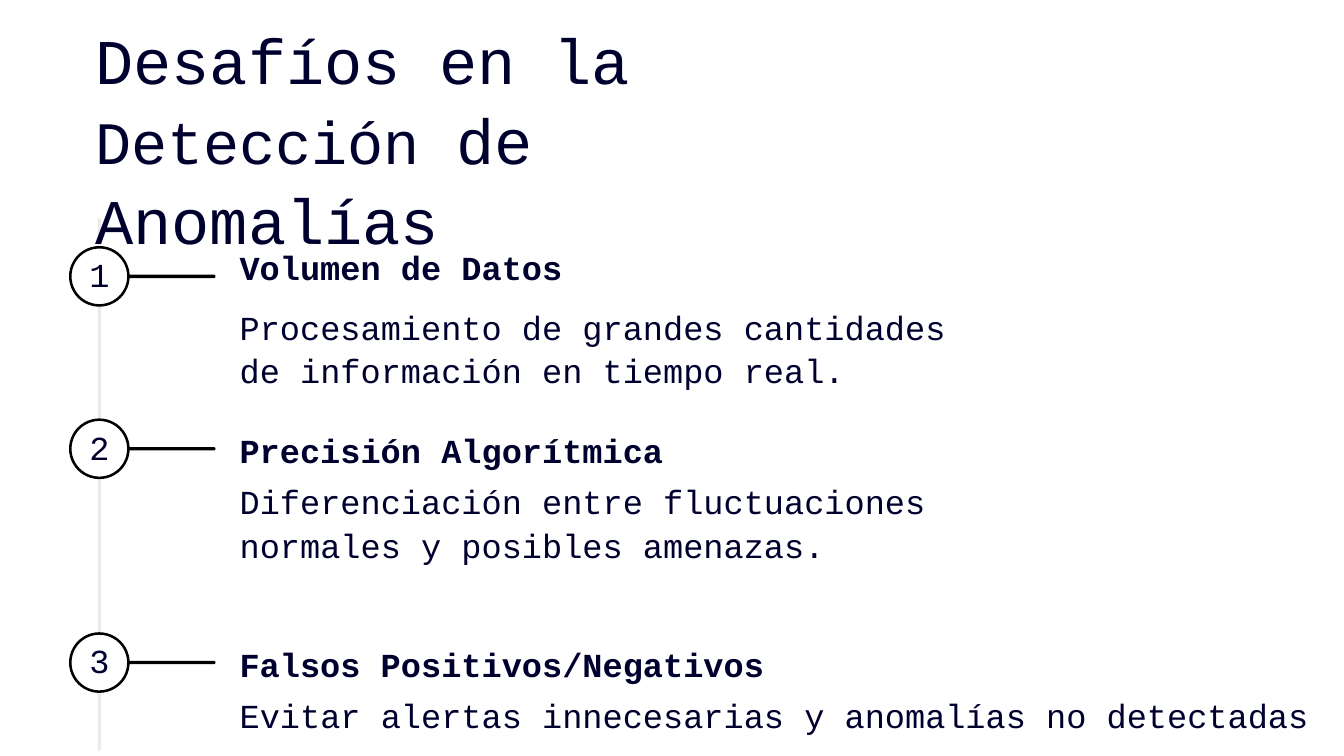
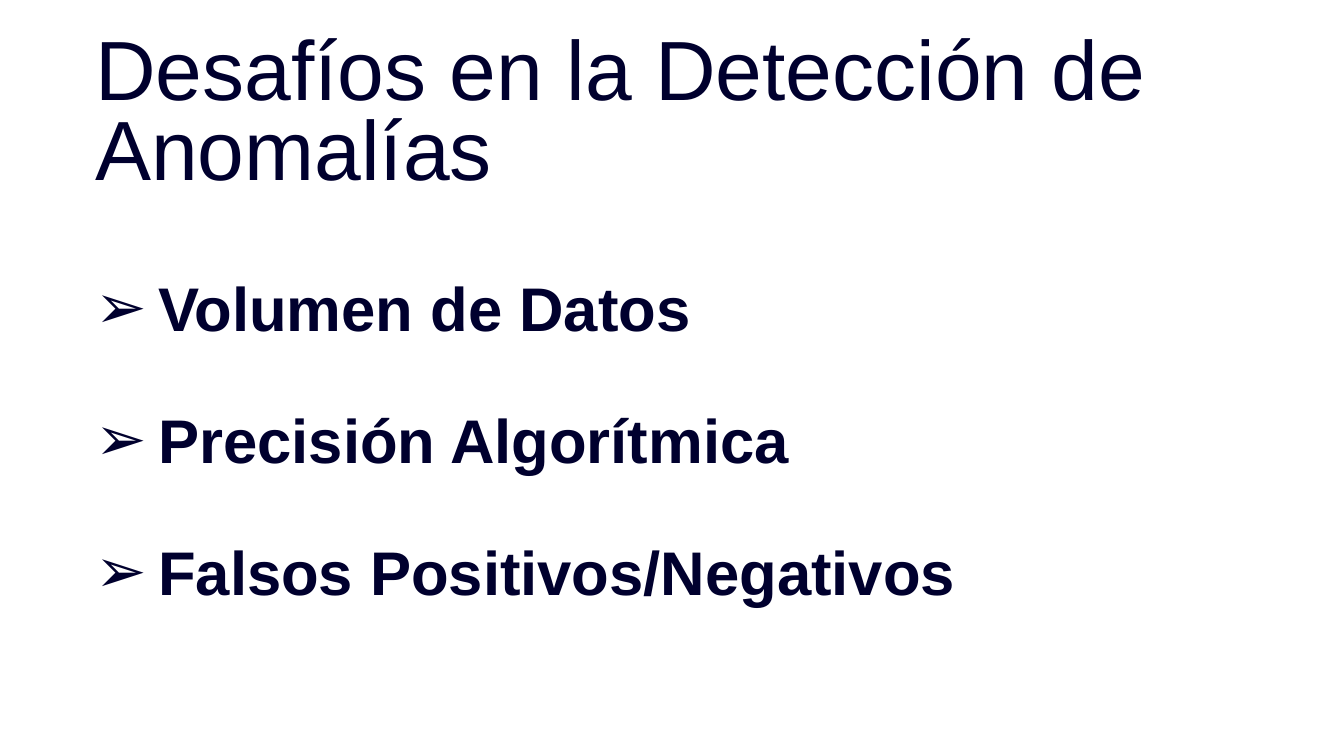
Before and after one commit to NeoUroboros/AnomalyDetection, a slide deck: slide 6 of Deteccion Bien.pptx. Drawn at 1344x756 pixels with LibreOffice and Linux fonts; fonts in the diff are those of the drawing. Boxes give left, top, right and bottom in pixels: in the first picture for what was removed or moved away, otherwise in the second. Text is boxed around its words. In the diff, an @@ line names an element or a change of style, - is before the commit and + after.

```diff
--- a/Deteccion Bien.pptx
+++ b/Deteccion Bien.pptx
@@ text "Desafíos en la Detección de ..." at [95, 38, 1145, 181]: size 45.5 to 60 pt in "Desafíos en la de Anomalías"; size 43 to 60 pt in "Detección"; font Courier New to Arial @@
@@ rounded rectangle removed at [98, 218, 101, 751] @@
@@ rounded rectangle removed at [71, 247, 129, 306] @@
@@ text removed at [89, 265, 109, 287] @@
-1
@@ text "Volumen de Datos": place and size @@
-text "Volumen de Datos" at [240, 255, 562, 281]
+text "Volumen de Datos" at [158, 286, 690, 332]
@@ rounded rectangle removed at [125, 275, 216, 278] @@
@@ text removed at [240, 315, 946, 390] @@
-Procesamiento de grandes cantidades de información en tiempo real.
@@ rounded rectangle removed at [71, 419, 129, 478] @@
@@ text "Precisión Algorítmica": place and size @@
-text "Precisión Algorítmica" at [240, 439, 663, 470]
+text "Precisión Algorítmica" at [158, 417, 789, 475]
@@ text removed at [89, 437, 109, 460] @@
-2
@@ rounded rectangle removed at [125, 448, 216, 451] @@
@@ text removed at [240, 490, 925, 565] @@
-Diferenciación entre fluctuaciones normales y posibles amenazas.
@@ size 24 to 44 pt, font Courier New to Arial; bullet none to ➢ in 3 elements at [158, 417, 789, 475], [158, 286, 690, 332], [158, 550, 955, 607] @@
@@ text "Falsos Positivos/Negativos": place and size @@
-text "Falsos Positivos/Negativos" at [240, 652, 764, 684]
+text "Falsos Positivos/Negativos" at [158, 550, 955, 607]
@@ rounded rectangle removed at [71, 633, 129, 692] @@
@@ text removed at [89, 650, 109, 674] @@
-3
@@ rounded rectangle removed at [125, 661, 216, 664] @@
@@ text removed at [240, 703, 1309, 735] @@
-Evitar alertas innecesarias y anomalías no detectadas
```
Also in this commit, not shown: 13 other slides changed, 10 slides added, 1 slide removed, 10 other files.
